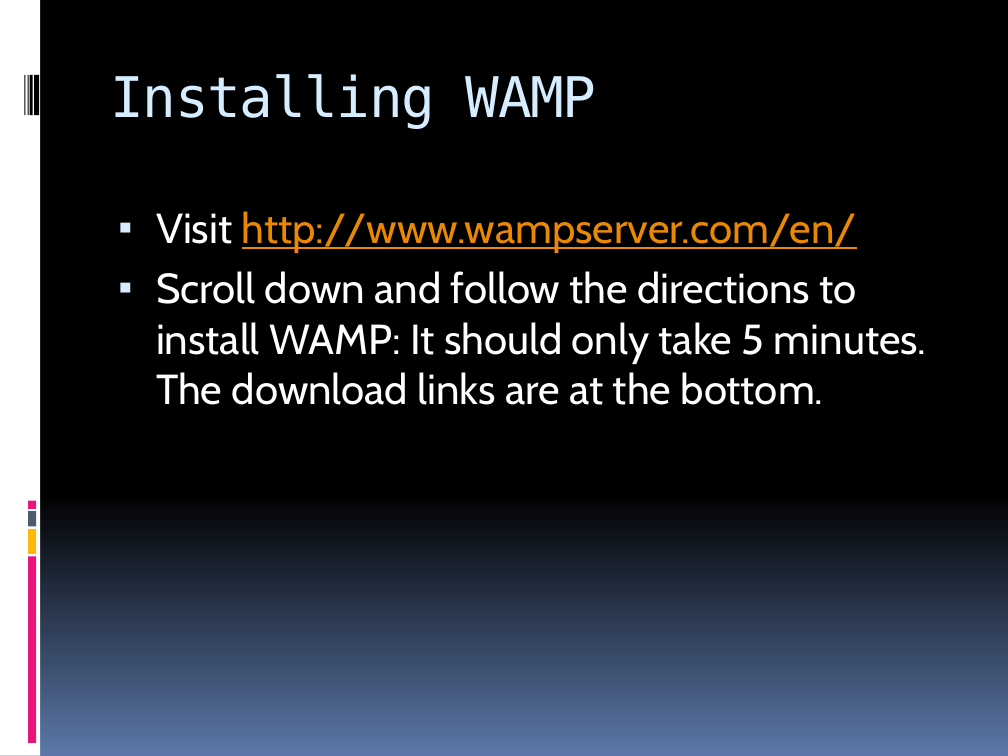
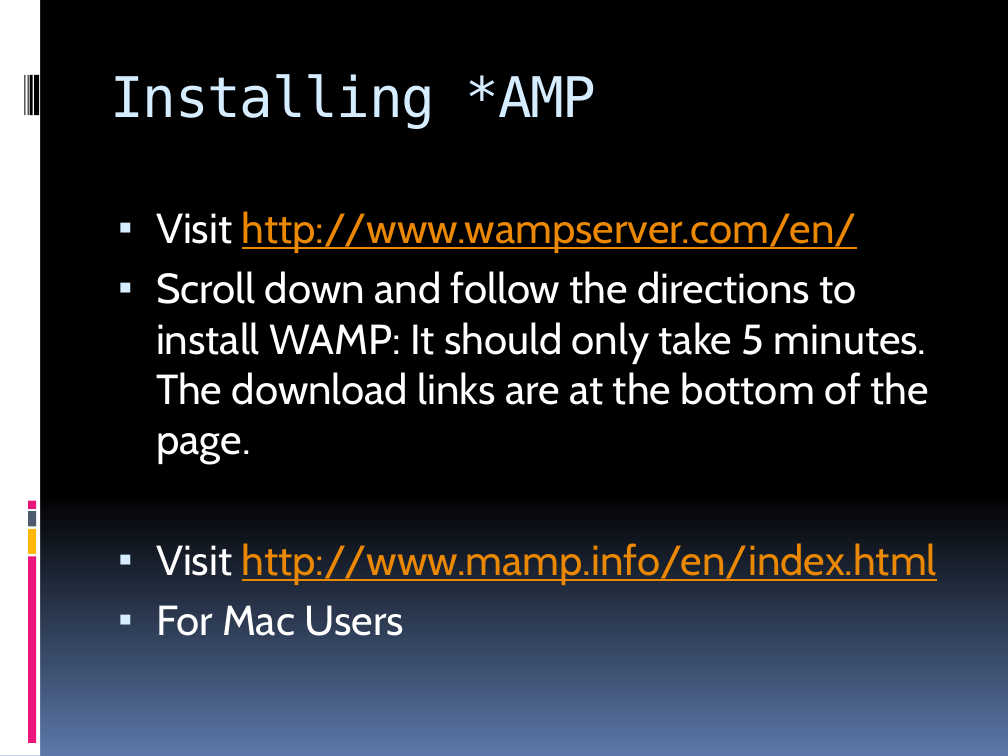
Before and after one commit to icssc-projects/WebDevWorkshop, a slide deck: slide 5 of Web Dev Workshop.pptx (slide 4 before the commit). Drawn at 1008x756 pixels with LibreOffice and Linux fonts; fonts in the diff are those of the drawing. Boxes give left, top, right and bottom in pixels: in the first picture for what was removed or moved away, otherwise in the second. Text is boxed around its words. In the diff, an @@ line names an element or a change of style, - is before the commit and + after.

Commit message:
Updated powerpoint.

```diff
--- a/Web Dev Workshop.pptx
+++ b/Web Dev Workshop.pptx
@@ title at (111, 74, 597, 128): text changed @@
-Installing WAMP
+Installing *AMP
@@ text at (156, 271, 937, 636): text changed @@
-▪ Scroll down and follow the directions to install WAMP: It should only take 5 minutes. The download links are at the bottom.
+▪ Scroll down and follow the directions to install WAMP: It should only take 5 minutes. The download links are at the bottom of the page.
+▪ Visit http://www.mamp.info/en/index.html
+▪ For Mac Users
```
Also in this commit, not shown: 3 other slides changed, 1 slide added.
